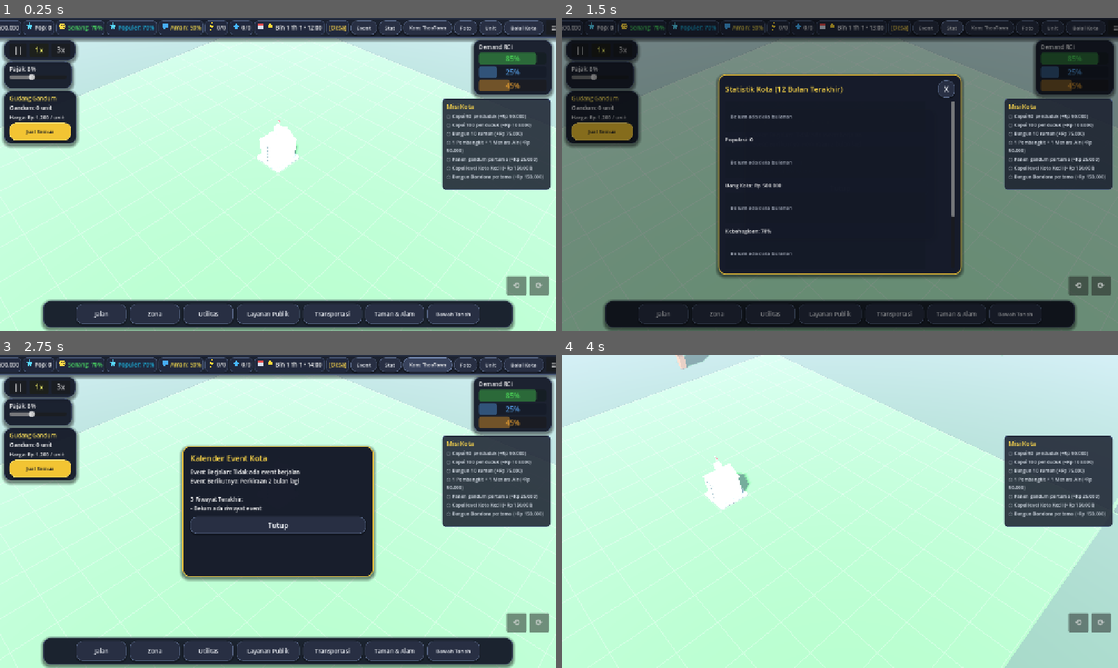
Above: before the commit, frames 1-4 (two rows, left to right).
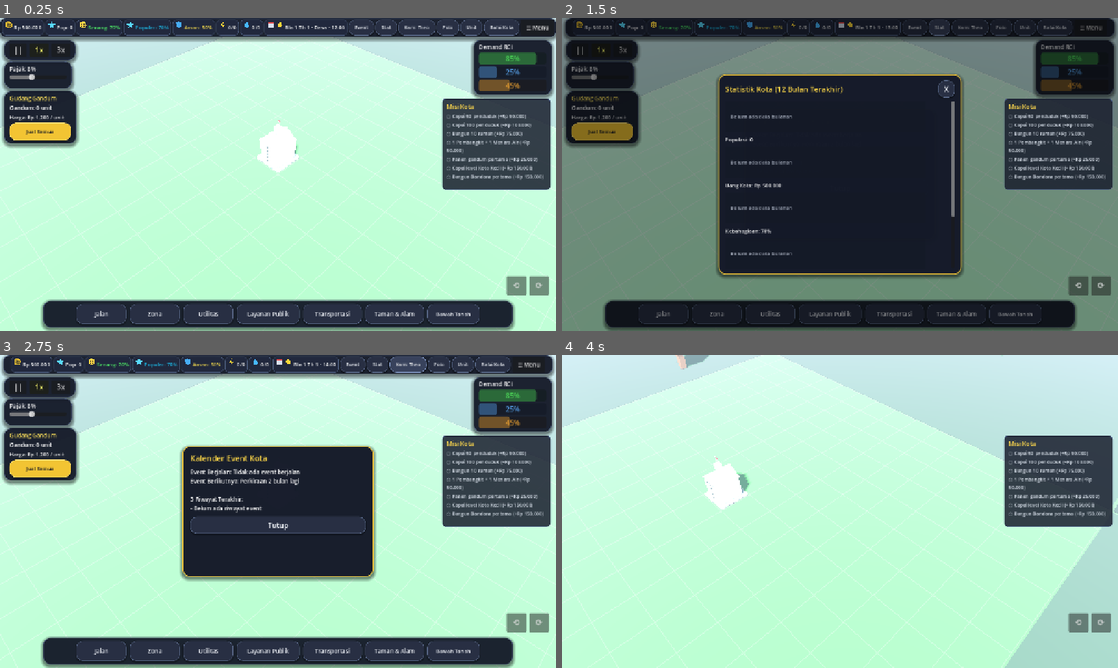
Above: after the commit, the same moments.

Repository: atriadha99/kota-barengin
Game: Godot game, scene res://main.tscn
Two runs of this game, one before a commit and one after it. Both use one fixed random seed, a clock stepped at 60 frames per second and the inputs below. This scene is started directly instead of the project's main scene.
Inputs (mouse positions are in pixels of both pictures, inside the frame that each line leads up to):
- Up to frame 1 (0.25 s): no input
- Up to frame 2 (1.5 s): click "Event" at 0.5 s; click "Stat" at 1.25 s
- Up to frame 3 (2.75 s): click "Kam: TheoTown" (after the commit: "Kam: Theo") at 2 s
- Up to frame 4 (4 s): click "Foto" at 2.75 s; tap Enter at 3.5 s; move the mouse to (962, 495) at 3.52 s; hold D from 3.53 s (still down); hold Shift from 3.53 s (still down); click (962, 495) at 3.67 s

The runs differ from the first frame. In frame 1, 2.6% of the frame differs, in the area x 0-100%, y 0-8%; in frame 2, 1.8%; in frame 3, 2.8%; in frame 4, less than 0.1%.

Commit message:
feat: add HUD controller and citizen behavior scripts for simulation

Diff:
--- a/scripts/hud.gd
+++ b/scripts/hud.gd
@@ -384,7 +384,7 @@
 	else:
 		label_water.modulate = Color(0.9, 0.9, 0.9)
 
-	label_date.text = "Bln %d Th %d • %02d:00" % [data.month, data.year, int(data.waktu_jam)]
+	label_date.text = "Bln %d Th %d • %s • %02d:00" % [data.month, data.year, data.city_level, int(data.waktu_jam)]
 	_update_weather_icon(data.cuaca_saat_ini)
 	label_tier.text = "[" + data.city_level + "]"
 
@@ -728,15 +728,18 @@
 
 	var top_panel := get_node_or_null("TopPanel") as PanelContainer
 	if top_panel:
+		top_panel.anchor_left = 0.0
+		top_panel.anchor_right = 1.0
 		top_panel.offset_left = 8.0
 		top_panel.offset_right = -8.0
-		top_panel.add_theme_stylebox_override("panel", UIThemeHelper.make_panel_style(false, 14, 8.0, 6.0, 0.92))
+		top_panel.add_theme_stylebox_override("panel", UIThemeHelper.make_panel_style(false, 14, 6.0, 4.0, 0.92))
 
 	var top_hbox := get_node_or_null("TopPanel/HBox") as HBoxContainer
 	if not top_hbox:
 		return
 
-	top_hbox.add_theme_constant_override("separation", 4)
+	top_hbox.add_theme_constant_override("separation", 3)
+	top_hbox.alignment = BoxContainer.ALIGNMENT_CENTER
 	for child in top_hbox.get_children():
 		if child is VSeparator:
 			child.visible = false
@@ -750,11 +753,15 @@
 		"LabelWater": "water",
 		"LabelDate": "date"
 	}
-	var chip_style := UIThemeHelper.make_chip_style()
+	var chip_style: StyleBoxFlat = UIThemeHelper.make_chip_style()
+	chip_style.content_margin_left = 6.0
+	chip_style.content_margin_right = 6.0
+	chip_style.content_margin_top = 3.0
+	chip_style.content_margin_bottom = 3.0
 	for lbl in [label_money, label_pop, label_happiness, label_popularity, label_power, label_water, label_date, label_tier]:
 		if not lbl or not is_instance_valid(lbl):
 			continue
-		lbl.add_theme_font_size_override("font_size", 13)
+		lbl.add_theme_font_size_override("font_size", 12)
 		var idx: int = lbl.get_index()
 		var chip := PanelContainer.new()
 		chip.add_theme_stylebox_override("panel", chip_style)
@@ -771,10 +778,12 @@
 		chbox.add_child(lbl)
 		top_hbox.add_child(chip)
 		top_hbox.move_child(chip, idx)
+		if lbl == label_tier:
+			chip.visible = false
 
 	if btn_townhall:
-		btn_townhall.custom_minimum_size = Vector2(92, 30)
-		btn_townhall.add_theme_font_size_override("font_size", 12)
+		btn_townhall.custom_minimum_size = Vector2(82, 28)
+		btn_townhall.add_theme_font_size_override("font_size", 11)
 
 	if btn_sell_wheat:
 		UIThemeHelper.apply_btn_primary(btn_sell_wheat, 40.0)
@@ -784,7 +793,7 @@
 		label_security = Label.new()
 		label_security.name = "LabelSecurity"
 		label_security.text = "Aman: 50%"
-		label_security.add_theme_font_size_override("font_size", 13)
+		label_security.add_theme_font_size_override("font_size", 12)
 		var sec_chip := PanelContainer.new()
 		sec_chip.add_theme_stylebox_override("panel", chip_style)
 		var sch := HBoxContainer.new()
@@ -1270,9 +1279,9 @@
 		var btn_ev := Button.new()
 		btn_ev.name = "BtnEvent"
 		btn_ev.text = "Event"
-		btn_ev.custom_minimum_size = Vector2(56, 30)
-		btn_ev.add_theme_font_size_override("font_size", 12)
-		UIThemeHelper.apply_btn_secondary(btn_ev, 30.0)
+		btn_ev.custom_minimum_size = Vector2(46, 28)
+		btn_ev.add_theme_font_size_override("font_size", 11)
+		UIThemeHelper.apply_btn_secondary(btn_ev, 28.0)
 		btn_ev.pressed.connect(_open_event_modal)
 		top_hbox.add_child(btn_ev)
 		top_hbox.move_child(btn_ev, btn_townhall.get_index())
@@ -1364,9 +1373,9 @@
 		var btn_st := Button.new()
 		btn_st.name = "BtnStats"
 		btn_st.text = "Stat"
-		btn_st.custom_minimum_size = Vector2(48, 30)
-		btn_st.add_theme_font_size_override("font_size", 12)
-		UIThemeHelper.apply_btn_secondary(btn_st, 30.0)
+		btn_st.custom_minimum_size = Vector2(42, 28)
+		btn_st.add_theme_font_size_override("font_size", 11)
+		UIThemeHelper.apply_btn_secondary(btn_st, 28.0)
 		btn_st.pressed.connect(_open_stats_modal)
 		top_hbox.add_child(btn_st)
 		top_hbox.move_child(btn_st, btn_townhall.get_index())
@@ -1481,24 +1490,24 @@
 		var btn_cam := Button.new()
 		btn_cam.name = "BtnCamMode"
 		var cur_cm: String = city_manager.camera_controller.camera_mode if (city_manager and city_manager.camera_controller) else "theotown"
-		btn_cam.text = "Kam: Bebas" if cur_cm == "bebas" else "Kam: TheoTown"
-		btn_cam.custom_minimum_size = Vector2(88, 30)
+		btn_cam.text = "Kam: Bebas" if cur_cm == "bebas" else "Kam: Theo"
+		btn_cam.custom_minimum_size = Vector2(72, 28)
 		btn_cam.add_theme_font_size_override("font_size", 11)
-		UIThemeHelper.apply_btn_secondary(btn_cam, 30.0)
+		UIThemeHelper.apply_btn_secondary(btn_cam, 28.0)
 		btn_cam.pressed.connect(func():
 			if city_manager and city_manager.camera_controller:
 				var next_m := "bebas" if city_manager.camera_controller.camera_mode == "theotown" else "theotown"
 				city_manager.camera_controller.set_camera_mode(next_m)
-				btn_cam.text = "Kam: Bebas" if next_m == "bebas" else "Kam: TheoTown"
+				btn_cam.text = "Kam: Bebas" if next_m == "bebas" else "Kam: Theo"
 		)
 		top_hbox.add_child(btn_cam)
 		top_hbox.move_child(btn_cam, btn_townhall.get_index())
 
 		btn_ph.name = "BtnPhotoMode"
 		btn_ph.text = "Foto"
-		btn_ph.custom_minimum_size = Vector2(48, 30)
-		btn_ph.add_theme_font_size_override("font_size", 12)
-		UIThemeHelper.apply_btn_secondary(btn_ph, 30.0)
+		btn_ph.custom_minimum_size = Vector2(42, 28)
+		btn_ph.add_theme_font_size_override("font_size", 11)
+		UIThemeHelper.apply_btn_secondary(btn_ph, 28.0)
 		btn_ph.pressed.connect(func():
 			if photo_helper:
 				photo_helper.enter_photo_mode()
@@ -2123,9 +2132,9 @@
 		var btn_unit := Button.new()
 		btn_unit.name = "BtnUnit"
 		btn_unit.text = "Unit"
-		btn_unit.custom_minimum_size = Vector2(52, 30)
-		btn_unit.add_theme_font_size_override("font_size", 12)
-		UIThemeHelper.apply_btn_secondary(btn_unit, 30.0)
+		btn_unit.custom_minimum_size = Vector2(42, 28)
+		btn_unit.add_theme_font_size_override("font_size", 11)
+		UIThemeHelper.apply_btn_secondary(btn_unit, 28.0)
 		btn_unit.pressed.connect(_open_unit_dialog)
 		top_hbox.add_child(btn_unit)
 		top_hbox.move_child(btn_unit, btn_townhall.get_index())
--- a/scripts/season1/s1_warga.gd
+++ b/scripts/season1/s1_warga.gd
@@ -838,15 +838,19 @@
 	top_bar.offset_top = 10.0
 	top_bar.offset_right = -8.0
 	top_bar.offset_bottom = 54.0
-	top_bar.add_theme_stylebox_override("panel", UIThemeHelper.make_panel_style(false, 12, 8.0, 5.0, 0.90))
+	top_bar.add_theme_stylebox_override("panel", UIThemeHelper.make_panel_style(false, 12, 6.0, 4.0, 0.90))
 	hud_root.add_child(top_bar)
 
 	var top_hbox := HBoxContainer.new()
-	top_hbox.add_theme_constant_override("separation", 4)
+	top_hbox.add_theme_constant_override("separation", 3)
 	top_hbox.alignment = BoxContainer.ALIGNMENT_CENTER
 	top_bar.add_child(top_hbox)
 
-	var chip_style := UIThemeHelper.make_chip_style()
+	var chip_style: StyleBoxFlat = UIThemeHelper.make_chip_style()
+	chip_style.content_margin_left = 6.0
+	chip_style.content_margin_right = 6.0
+	chip_style.content_margin_top = 3.0
+	chip_style.content_margin_bottom = 3.0
 
 	lbl_val_uang = _add_stat_chip(top_hbox, chip_style, "money", Color(1.0, 0.88, 0.32))
 	var kas_chip := PanelContainer.new()
@@ -884,16 +888,16 @@
 
 	var btn_s1_cam := Button.new()
 	var s1_cm: String = str(SaveManager.load_settings().get("camera_mode", "theotown"))
-	btn_s1_cam.text = "Kam: Bebas" if s1_cm == "bebas" else "Kam: TheoTown"
-	btn_s1_cam.custom_minimum_size = Vector2(88, 32)
-	UIThemeHelper.apply_btn_secondary(btn_s1_cam, 32.0)
+	btn_s1_cam.text = "Kam: Bebas" if s1_cm == "bebas" else "Kam: Theo"
+	btn_s1_cam.custom_minimum_size = Vector2(76, 30)
+	UIThemeHelper.apply_btn_secondary(btn_s1_cam, 30.0)
 	btn_s1_cam.add_theme_font_size_override("font_size", 11)
 	btn_s1_cam.pressed.connect(func():
 		var s := SaveManager.load_settings()
 		var next_m := "bebas" if str(s.get("camera_mode", "theotown")) == "theotown" else "theotown"
 		s["camera_mode"] = next_m
 		SaveManager.save_settings(s)
-		btn_s1_cam.text = "Kam: Bebas" if next_m == "bebas" else "Kam: TheoTown"
+		btn_s1_cam.text = "Kam: Bebas" if next_m == "bebas" else "Kam: Theo"
 	)
 	top_hbox.add_child(btn_s1_cam)
 
